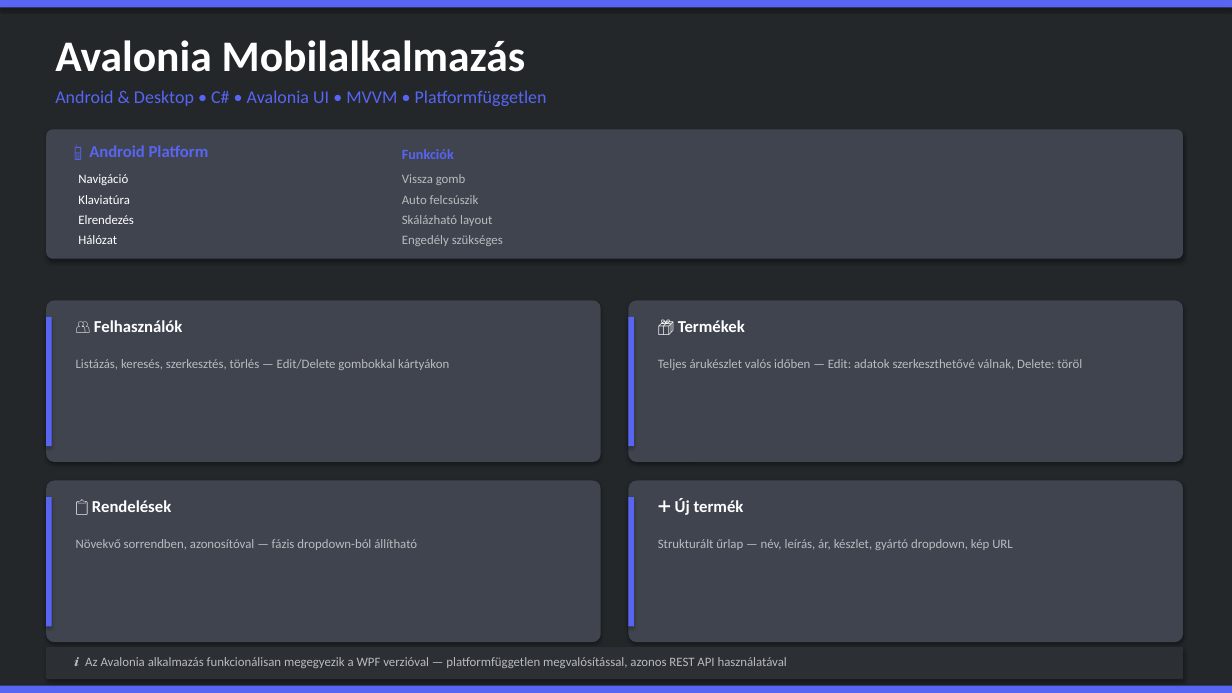
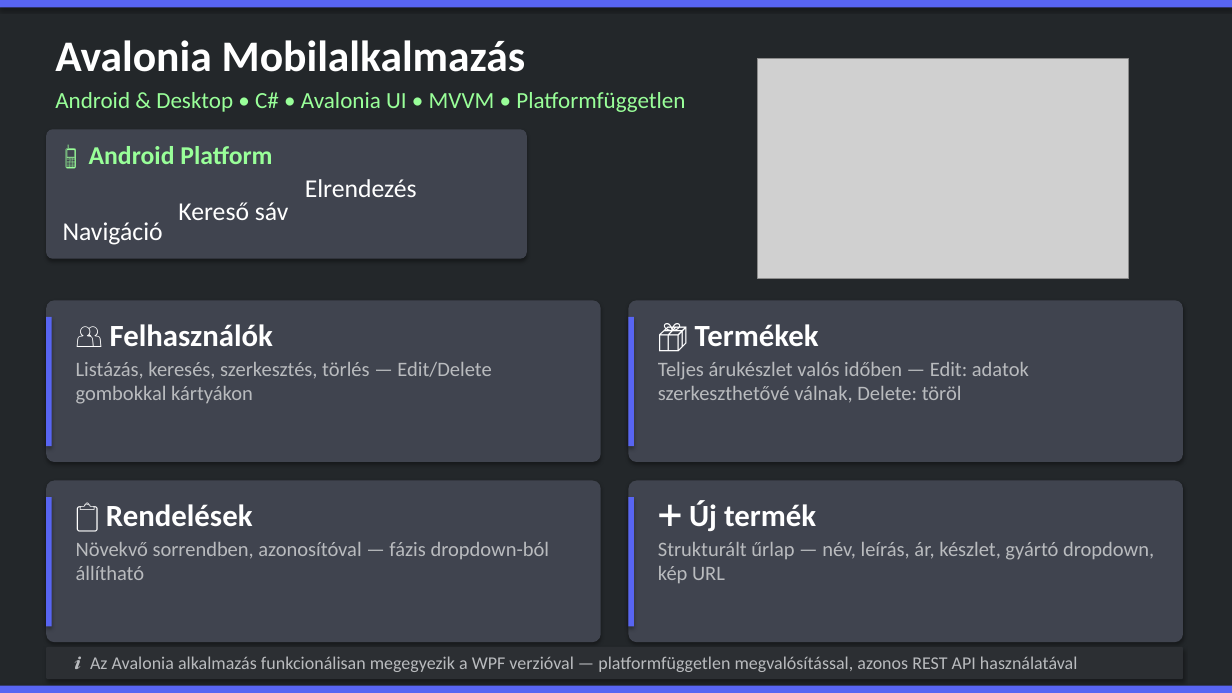
Before and after one commit to Grofrichard02/Notrox_WEB, a slide deck: slide 22 of NOTROX_Prezentacio_Final.pptx (slide 16 before the commit). Drawn at 1232x693 pixels with LibreOffice and Linux fonts; fonts in the diff are those of the drawing; grey boxes stand for pictures. Boxes give left, top, right and bottom in pixels: in the first picture for what was removed or moved away, otherwise in the second. Text is boxed around its words. In the diff, an @@ line names an element or a change of style, - is before the commit and + after.

```diff
--- a/NOTROX_Prezentacio_Final.pptx
+++ b/NOTROX_Prezentacio_Final.pptx
@@ picture added at bbox=[758, 59, 1128, 279] @@
@@ text "Android & Desktop • C# ..." at bbox=[55, 92, 685, 112]: size 14 to 18 pt, text colour #5865F2 to #99FF99 @@
@@ rounded rectangle: place and size @@
-rounded rectangle at bbox=[46, 129, 1183, 259]
+rounded rectangle at bbox=[46, 129, 527, 259]
@@ text "📱 Android Platform" at bbox=[89, 146, 272, 164]: size 13 to 20 pt, text colour #5865F2 to #99FF99 @@
@@ text removed at bbox=[402, 149, 454, 159] @@
-Funkciók
@@ text "Elrendezés" at bbox=[305, 179, 417, 197]: size 10 to 20 pt @@
@@ text "Elrendezés": place and size @@
-text "Elrendezés" at bbox=[78, 215, 134, 224]
+text "Elrendezés" at bbox=[305, 179, 417, 197]
@@ text removed at bbox=[402, 174, 466, 185] @@
-Vissza gomb
@@ text at bbox=[178, 202, 289, 220]: text changed; size 10 to 20 pt @@
-Klaviatúra
+Kereső sáv
@@ text removed at bbox=[402, 195, 479, 204] @@
-Auto felcsúszik
@@ text "Navigáció": place and size @@
-text "Navigáció" at bbox=[78, 174, 128, 185]
+text "Navigáció" at bbox=[63, 222, 163, 245]
@@ text "Navigáció" at bbox=[63, 222, 163, 245]: size 10 to 20 pt @@
@@ text removed at bbox=[78, 235, 117, 244] @@
-Hálózat
@@ text removed at bbox=[402, 215, 492, 226] @@
-Skálázható layout
@@ text removed at bbox=[402, 235, 503, 246] @@
-Engedély szükséges
@@ size 10 to 16 pt in 4 elements at bbox=[76, 542, 549, 580], bbox=[658, 542, 1154, 583], bbox=[76, 362, 491, 404], bbox=[658, 362, 1029, 403] @@
@@ size 13 to 24 pt in 4 elements at bbox=[110, 324, 273, 346], bbox=[695, 324, 819, 346], bbox=[106, 504, 253, 526], bbox=[689, 501, 816, 531] @@
@@ text "ℹ️ Az Avalonia alkalmazás funkcionálisan ..." at bbox=[74, 656, 1077, 672]: size 10 to 14 pt @@
```
Also in this commit, not shown: 18 other slides changed, 6 slides added, 1 slide removed.
